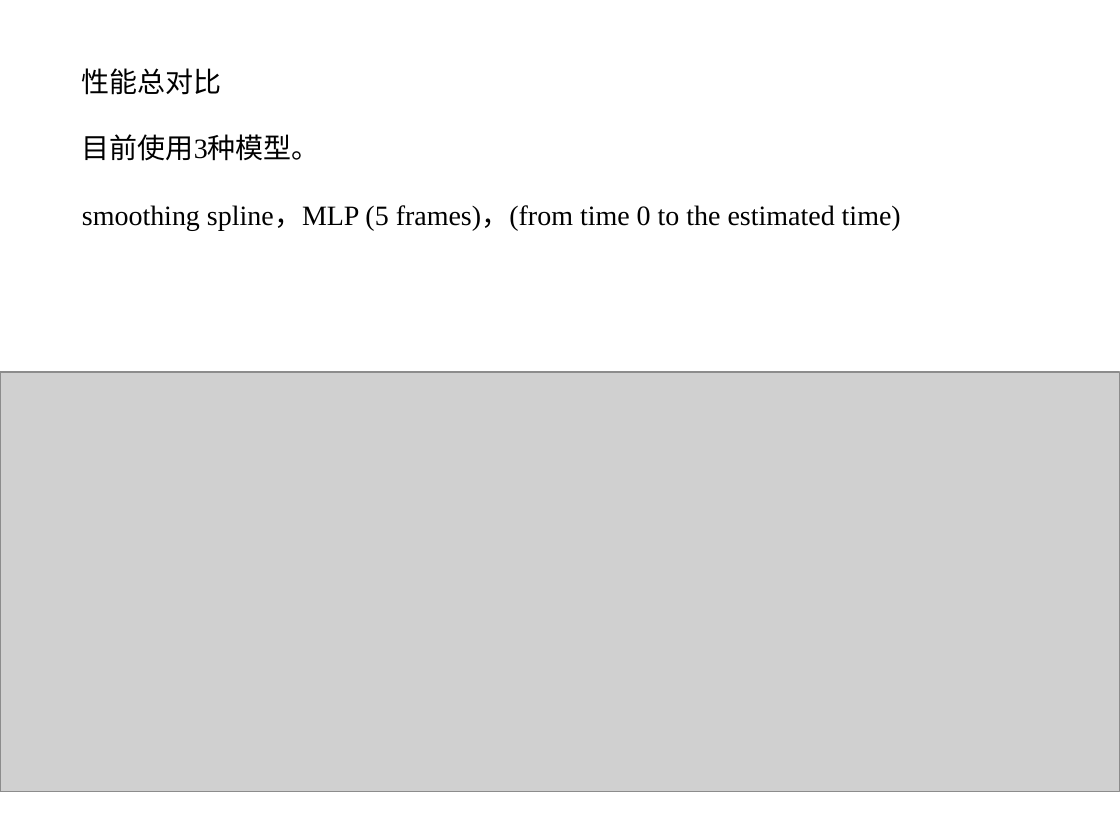
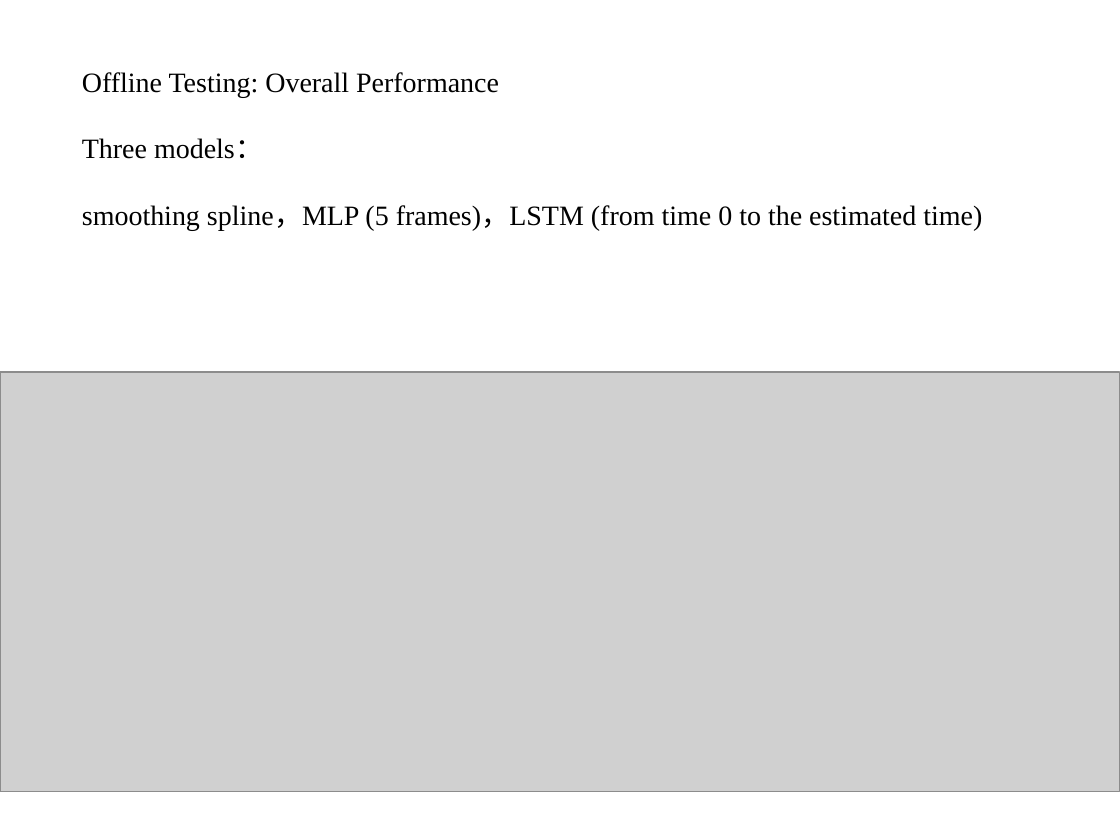
Before and after one commit to DiXiQing/Multimodal_Imitation_Learning, a slide deck: slide 2 of Report/Report_1027.pptx (slide 3 before the commit). Drawn at 1120x840 pixels with LibreOffice and Linux fonts; fonts in the diff are those of the drawing; grey boxes stand for pictures. Boxes give left, top, right and bottom in pixels: in the first picture for what was removed or moved away, otherwise in the second. Text is boxed around its words. In the diff, an @@ line names an element or a change of style, - is before the commit and + after.

```diff
--- a/Report/Report_1027.pptx
+++ b/Report/Report_1027.pptx
@@ text at [82, 72, 499, 97]: text changed @@
-性能总对比
+Offline Testing: Overall Performance
@@ text at [82, 138, 982, 231]: text changed @@
-目前使用3种模型。
-smoothing spline，MLP (5 frames)，(from time 0 to the estimated time)
+Three models：
+smoothing spline，MLP (5 frames)，LSTM (from time 0 to the estimated time)
```
Also in this commit, not shown: 3 slides added, 4 slides removed, 24 other files.
